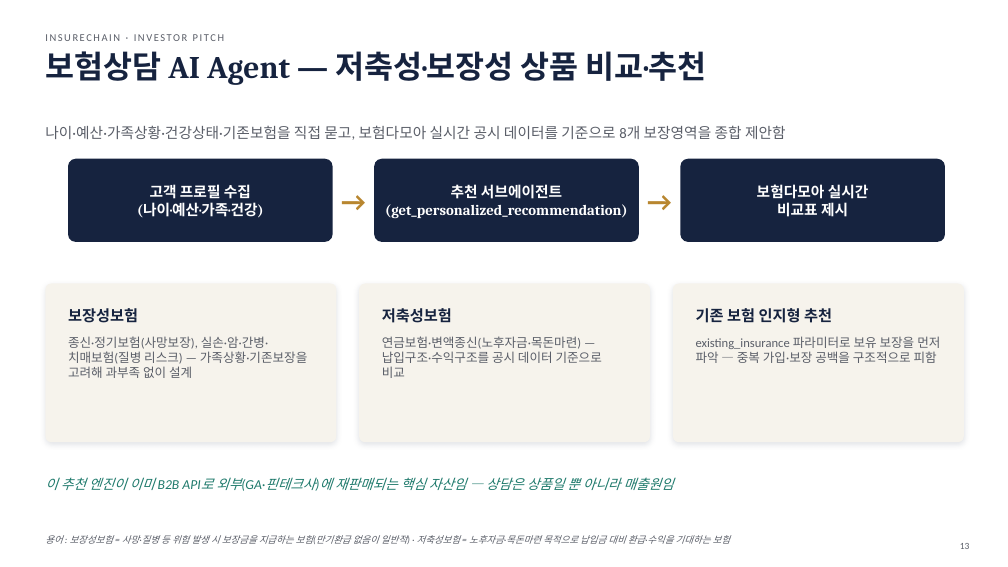
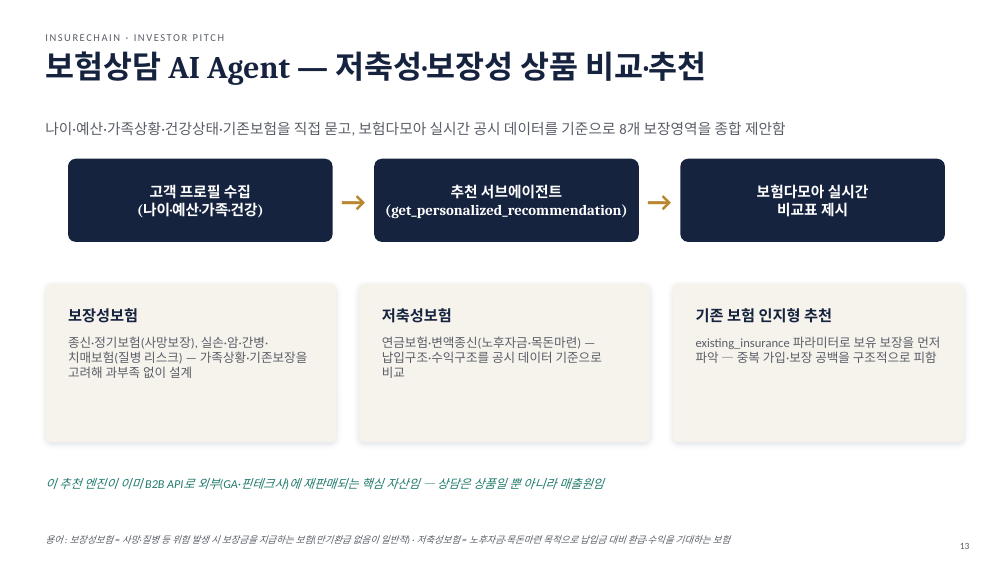
Before and after one commit to leeyonsei78/capstone_project_alpha, a slide deck: slide 13 of 인슈어체인_투자피칭_발표자료.pptx. Drawn at 1008x567 pixels with LibreOffice and Linux fonts; fonts in the diff are those of the drawing. Boxes give left, top, right and bottom in pixels: in the first picture for what was removed or moved away, otherwise in the second. Text is boxed around its words. In the diff, an @@ line names an element or a change of style, - is before the commit and + after.

```diff
--- a/인슈어체인_투자피칭_발표자료.pptx
+++ b/인슈어체인_투자피칭_발표자료.pptx
@@ text "나이·예산·가족상황·건강상태·기존보험을 직접 묻고, 보험다모아 실시간 ..." moved from (x1=45, y1=125, x2=786, y2=140) to (x1=45, y1=121, x2=786, y2=136) @@
@@ text "이 추천 엔진이 이미 B2B ..." at (x1=45, y1=478, x2=604, y2=490): size 13 to 11.5 pt @@
```
Also in this commit, not shown: 22 other slides changed, 1 other file.
